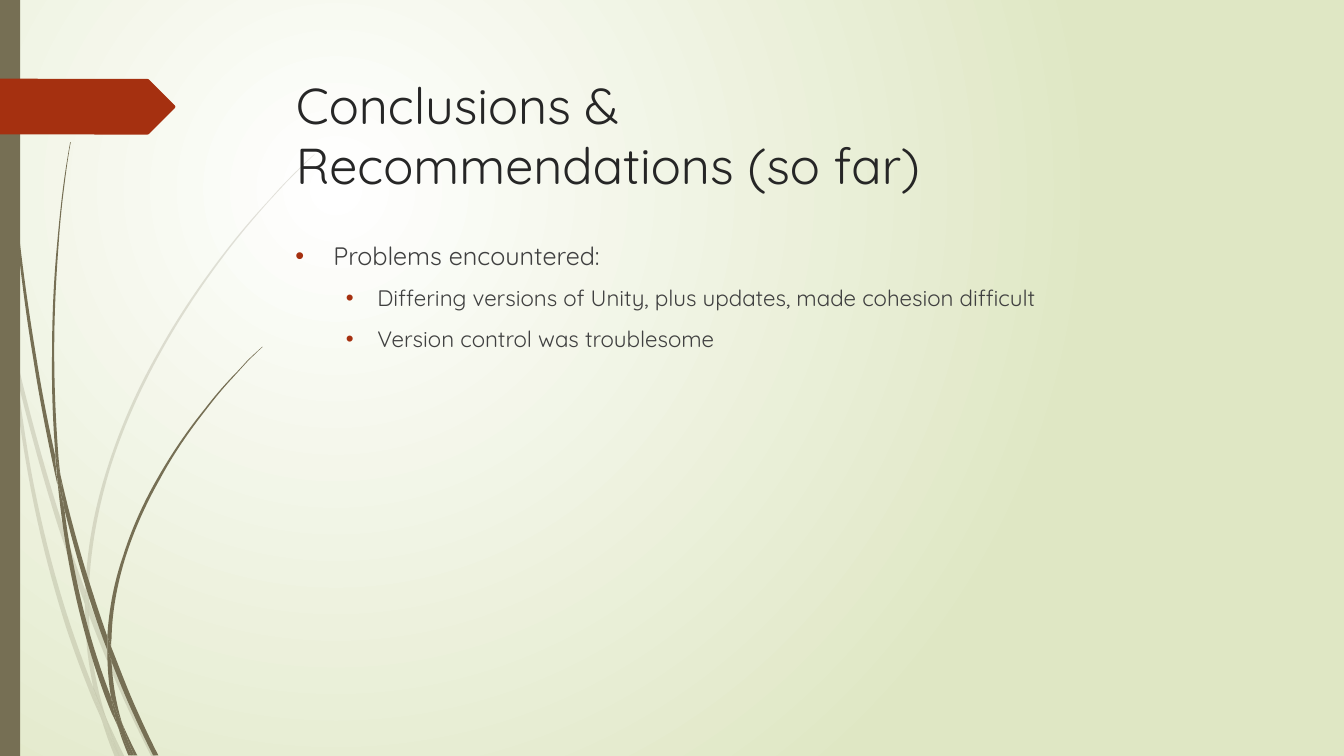
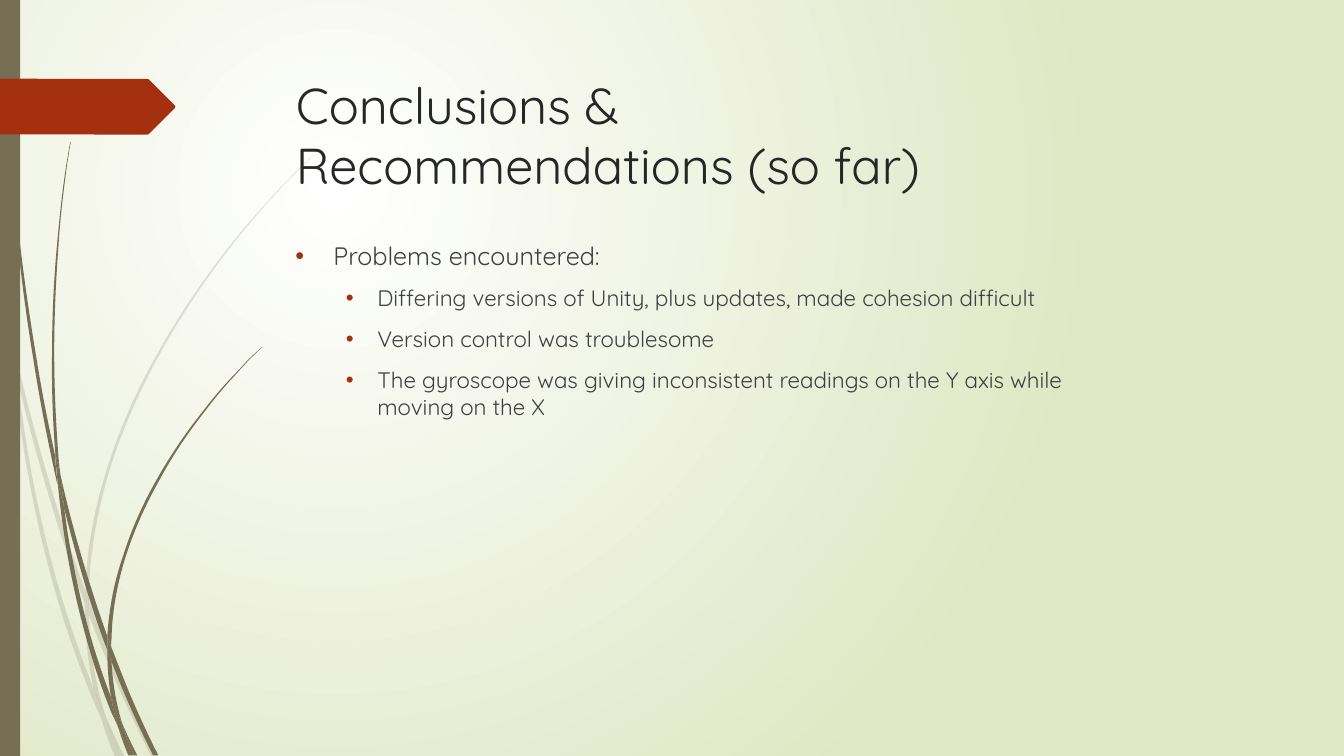
Before and after one commit to JKinsella1991/GestureBasedURI, a slide deck: slide 9 of GesturePresentation.pptx. Drawn at 1344x756 pixels with LibreOffice and Linux fonts; fonts in the diff are those of the drawing. Boxes give left, top, right and bottom in pixels: in the first picture for what was removed or moved away, otherwise in the second. Text is boxed around its words. In the diff, an @@ line names an element or a change of style, - is before the commit and + after.

```diff
--- a/GesturePresentation.pptx
+++ b/GesturePresentation.pptx
@@ text at (377,371,1062,420): paragraph added @@
+  • The gyroscope was giving inconsistent readings on the Y axis while
+    moving on the X
```
Also in this commit, not shown: 2 other files.
